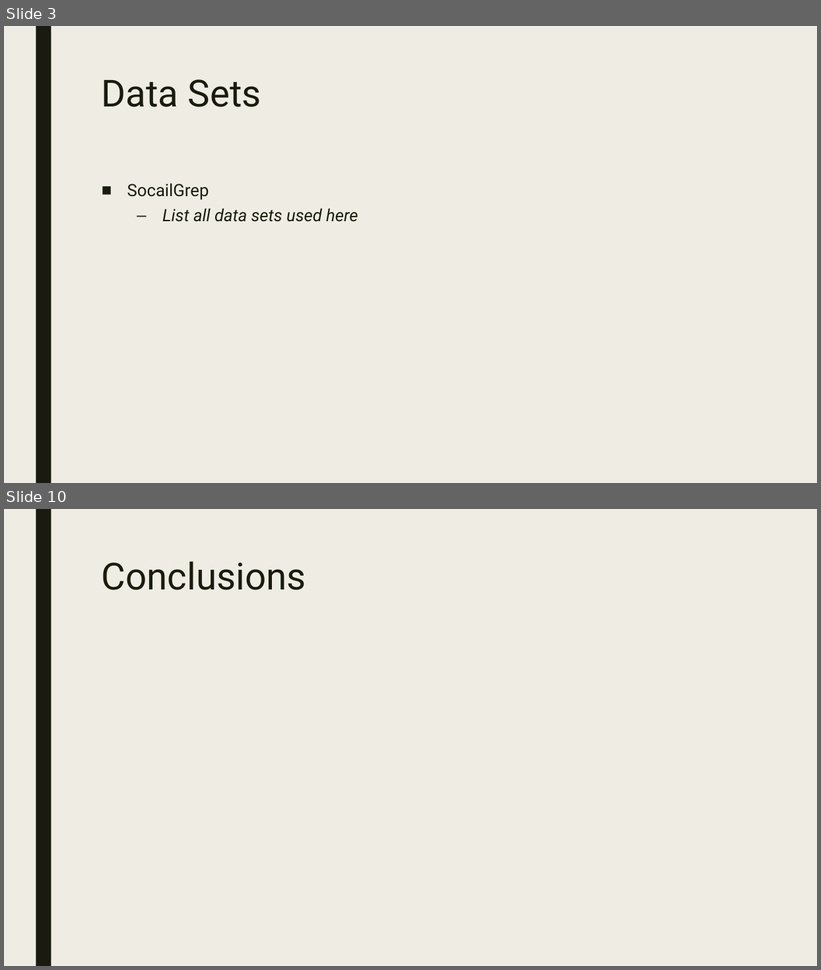
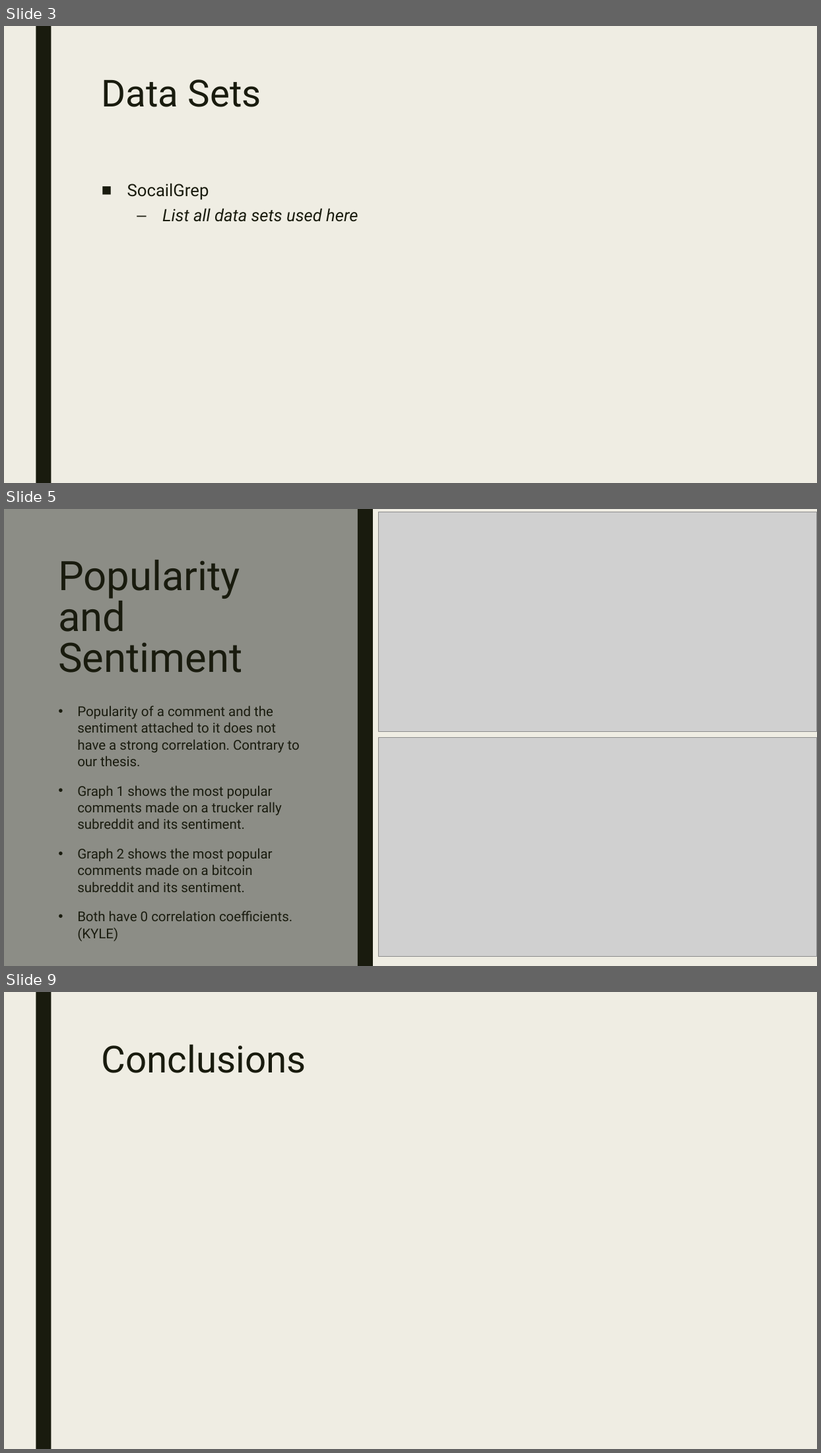
Before and after one commit to EvaTarr/CMPT412Project, a slide deck: presentation.pptx. Shown one above the other, each under a label of ours: slides 3 and 10 before the commit, slides 3, 5 and 9 after it; the slides between them are not shown. The pictures are 821x970 and 821x1453 pixels, drawn with LibreOffice and Linux fonts; fonts in the diff are those of the drawing; grey boxes stand for pictures. Boxes give left, top, right and bottom in pixels: in the first picture for what was removed or moved away, otherwise in the second. Text is boxed around its words. In the diff, an @@ line names an element or a change of style, - is before the commit and + after.

```diff
--- a/presentation.pptx
+++ b/presentation.pptx
@@ slide 5 added at (4, 509, 817, 966), background #EFEDE3 @@
@@ rectangle added at (4, 509, 358, 966), fill #8C8D86 @@
@@ rectangle added at (358, 509, 373, 966), fill #191B0E @@
@@ picture added at (378, 512, 817, 731) @@
@@ title added at (58, 560, 242, 673), 48 pt, text #191B0E @@
+Popularity and Sentiment
@@ text added at (77, 706, 300, 942), 16 pt, text #191B0E @@
+• Popularity of a comment and the sentiment attached to it does not have a strong correlation. Contrary to our thesis.
+• Graph 1 shows the most popular comments made on a trucker rally subreddit and its sentiment.
+• Graph 2 shows the most popular comments made on a bitcoin subreddit and its sentiment.
+• Both have 0 correlation coefficients. (KYLE)
@@ picture added at (378, 738, 817, 957) @@
@@ what was slide 10 is now slide 9 @@
```
Also in this commit, not shown: 5 slides changed, 2 slides removed, 7 other files.
